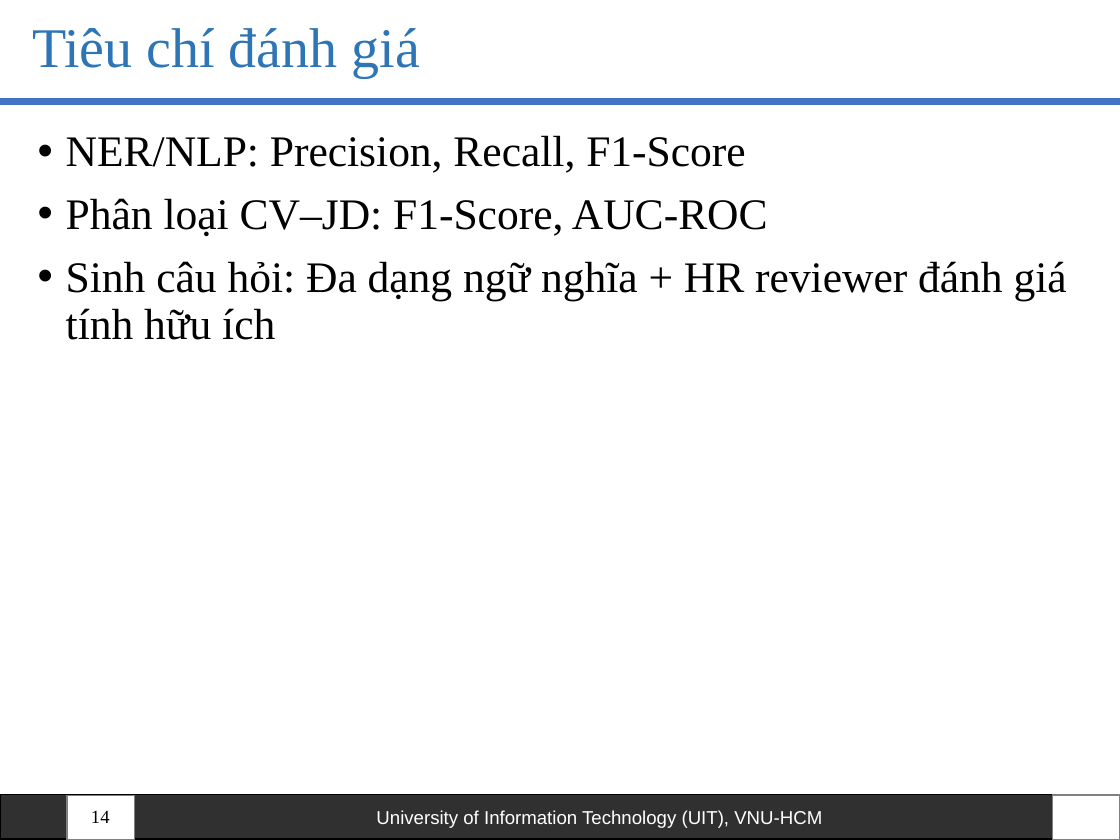
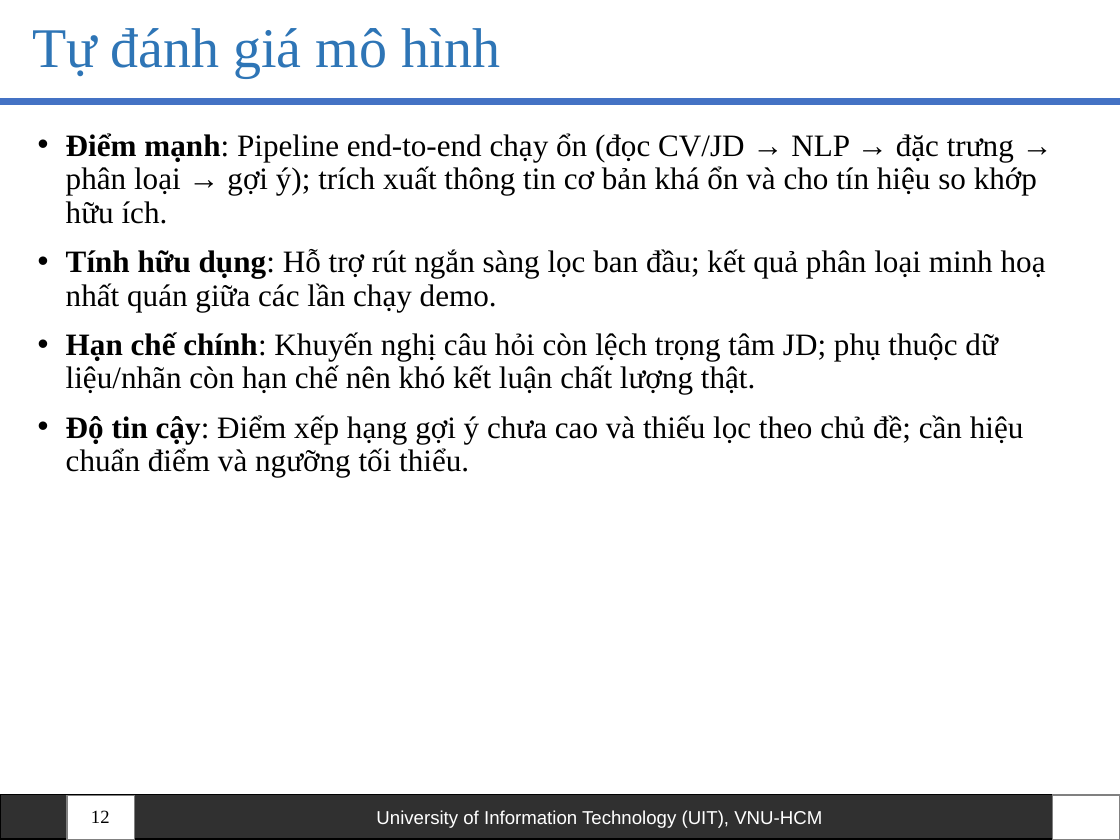
Before and after one commit to HoanHang/AI-UIT, a slide deck: slide 12 of Python_ML/Report/Slide - Bao Cao Cuoi Ki - Python.pptx (slide 14 before the commit). Drawn at 1120x840 pixels with LibreOffice and Linux fonts; fonts in the diff are those of the drawing; background and template pictures are left out. Boxes give left, top, right and bottom in pixels: in the first picture for what was removed or moved away, otherwise in the second. Text is boxed around its words. In the diff, an @@ line names an element or a change of style, - is before the commit and + after.

```diff
--- a/Python_ML/Report/Slide - Bao Cao Cuoi Ki - Python.pptx
+++ b/Python_ML/Report/Slide - Bao Cao Cuoi Ki - Python.pptx
@@ title at (32,28,501,77): text changed @@
-Tiêu chí đánh giá
+Tự đánh giá mô hình
@@ text at (66,133,1046,477): text changed; size 28 to 20 pt @@
-• NER/NLP: Precision, Recall, F1-Score
-• Phân loại CV–JD: F1-Score, AUC-ROC
-• Sinh câu hỏi: Đa dạng ngữ nghĩa + HR reviewer đánh giá tính hữu ích
+• Điểm mạnh: Pipeline end-to-end chạy ổn (đọc CV/JD → NLP → đặc trưng → phân loại → gợi ý); trích xuất thông tin cơ bản khá ổn và cho tín hiệu so khớp hữu ích.
+• Tính hữu dụng: Hỗ trợ rút ngắn sàng lọc ban đầu; kết quả phân loại minh hoạ nhất quán giữa các lần chạy demo.
+• Hạn chế chính: Khuyến nghị câu hỏi còn lệch trọng tâm JD; phụ thuộc dữ liệu/nhãn còn hạn chế nên khó kết luận chất lượng thật.
+• Độ tin cậy: Điểm xếp hạng gợi ý chưa cao và thiếu lọc theo chủ đề; cần hiệu chuẩn điểm và ngưỡng tối thiểu.
@@ page number at (91,810,110,823): text changed @@
-14
+12
```
Also in this commit, not shown: 8 other slides changed, 2 slides removed, 1 other file.
